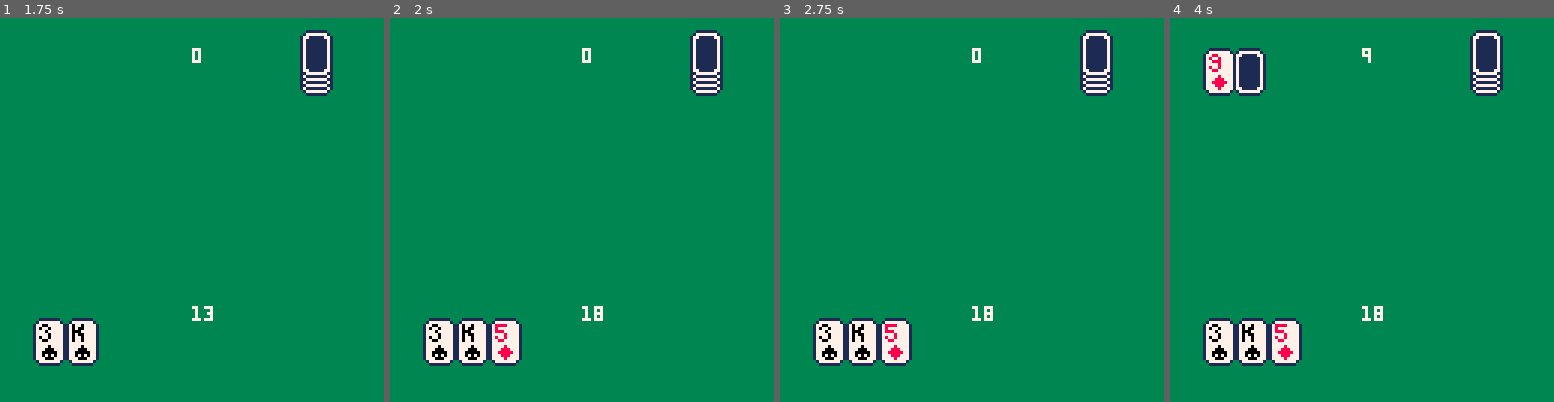
Above: before the commit, frames 1-4 (left to right).
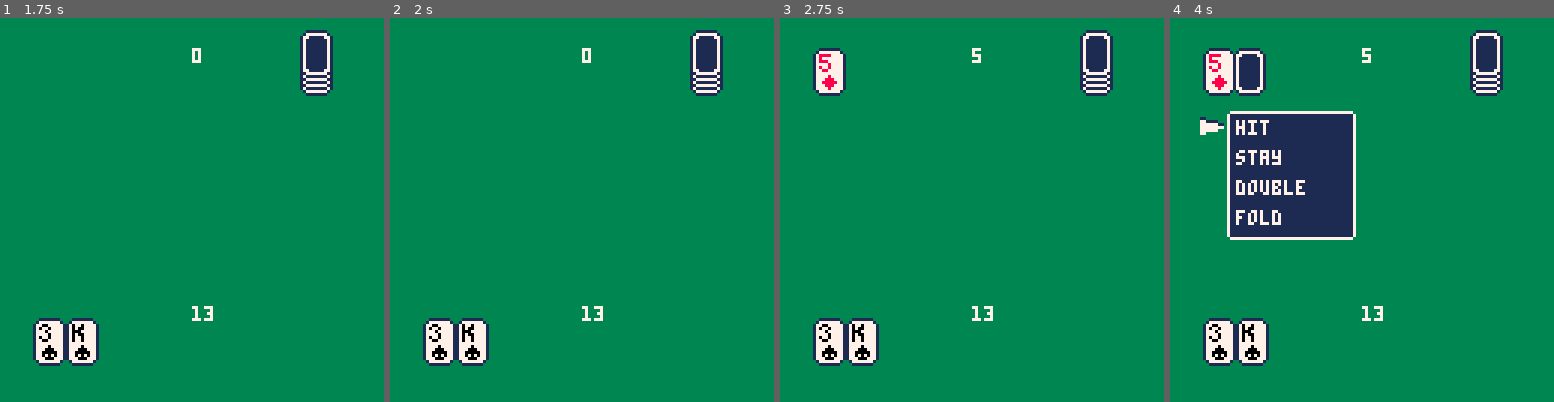
Above: after the commit, the same moments.

Repository: UA-koval/blackjack-pico-8
Game: PICO-8 cartridge blackjack.p8
Same seed, same stepped clock (60 frames per second), same inputs: the game is played once before the commit and once after it.
Inputs:
- Up to frame 1 (1.75 s): tap O (Z key) at 0.7, 1.7 s
- Up to frame 2 (2 s): no input
- Up to frame 3 (2.75 s): tap O (Z key) at 2.1, 2.5 s; hold Up 2.15-2.42 s
- Up to frame 4 (4 s): tap O (Z key) at 2.9, 3.3, 3.7 s; hold Down 3.63-3.97 s

Frame 1 is identical in both runs. In frame 2, 1.0% of the frame differs, in the area x 25-54%, y 75-91%; in frame 3, 2.0%; in frame 4, 13%, in the area x 7-54%, y 8-91%.

Commit message:
Development progress.

Diff:
--- a/blackjack.p8
+++ b/blackjack.p8
@@ -7,8 +7,7 @@
 -- game logic vars
 hand = {}
 dealer = {}
-player_score=0
-dealer_score=0
+score=0
 
 -- technical vars
 frame_counter = 1
@@ -27,15 +26,23 @@
 cursor_anim_frame = 0
 draw_window = false
 
+function hit(h)
+	add(h,generate_card())
+	a = count_score(h)
+	if a < 21 then return 0
+	elseif a > 21 then return 1
+	else return 2 end
+end
+
 function draw_card(x,y,n,m)
  if m>1 then pal(8,0)
  else pal() end
  n+=1
   -- blank card
  sspr(8,0,11,16,x,y)
-  --value
+  -- value
  sspr(128-n*8,0,6,6,x+2,y+2)
-  --type
+  -- type
  sspr(24+m*8,8,5,5,x+3,y+9)
 end
 
@@ -53,22 +60,22 @@
  if (card[1]==0) then
  elseif card[1]>9 then val=10
  else val=card[1]+1 end
- player_score+=val
+ score+=val
 end
 
 function add_soft_score(card)
  val=0
  if (card[1]!=0) return
- if player_score<11 then val=11
+ if score<11 then val=11
  else val=1 end
- player_score+=val
-end
-
-function count_score(hand)
- player_score=0
- foreach(hand,add_hard_score)
- foreach(hand,add_soft_score)
- return player_score
+ score+=val
+end
+
+function count_score(h)
+ score=0
+ foreach(h,add_hard_score)
+ foreach(h,add_soft_score)
+ return score
 end
 -- main game functions --
 -------------------------
@@ -113,41 +120,59 @@
 
 	end
 
+
+-- debug prints
 end
 
 function _update()
-
- if frame_counter % 20 ==0 then
-  -- stage 1: give player cards
-  if stage==0 then
-   if (#hand<3) then
-    add(hand,generate_card())
-   else stage+=1 end
-  -- stage 2: give dealer card
-  elseif stage==1 then
-   if (#dealer<1) then
-    add(dealer,generate_card())
-   elseif hidden_card==false then
-   	hidden_card = true
-   else stage+=1 end
-
-  end
+frame_counter+=1
+
+-- player input
+if stage==2 then
+ -- exit point: blackjack
+ -- if (count_score(hand)==21) stop()
+ draw_window=true
+ if btnp(3) and item<item_lim then
+ 	item+=1 end
+ if btnp(2) and item>0 then
+ 	item-=1 end
+ if btnp(4) then
+  if item == 0 then
+	  hand_code = hit(hand)
+ 	 if hand_code==1 then
+	   -- loss condition met
+	  elseif hand_code==2 then
+	   -- win condition met
+	  end
+	 elseif item == 1 then
+	 	stage+=1
+	 elseif item == 2 then
+	  -- double
+	 elseif item == 3 then
+	  -- fold
+	  -- loss condition
+	 end
  end
-
- if stage==2 then
-  -- exit point: blackjack
-  -- if (count_score(hand)==21) stop()
-  draw_window=true
-  if btnp(3) and item<item_lim then
-  item+=1 end
-  if btnp(2) and item>0 then
-  item-=1 end
- end
-
- -- todo:
- -- if confirm pressed
- -- do somethig
- frame_counter+=1
+end
+
+-- from this point on,
+-- program only executes
+-- every 20 frames
+if (frame_counter%20!=0) return
+-- stage 0: give player cards
+if stage==0 then
+ if (#hand<2) then
+  add(hand,generate_card())
+ else stage+=1 end
+-- stage 1: give dealer card
+elseif stage==1 then
+ if (#dealer<1) then
+  add(dealer,generate_card())
+ elseif hidden_card==false then
+ 	hidden_card = true
+ else stage+=1 end
+
+end
 end
 
 __gfx__
